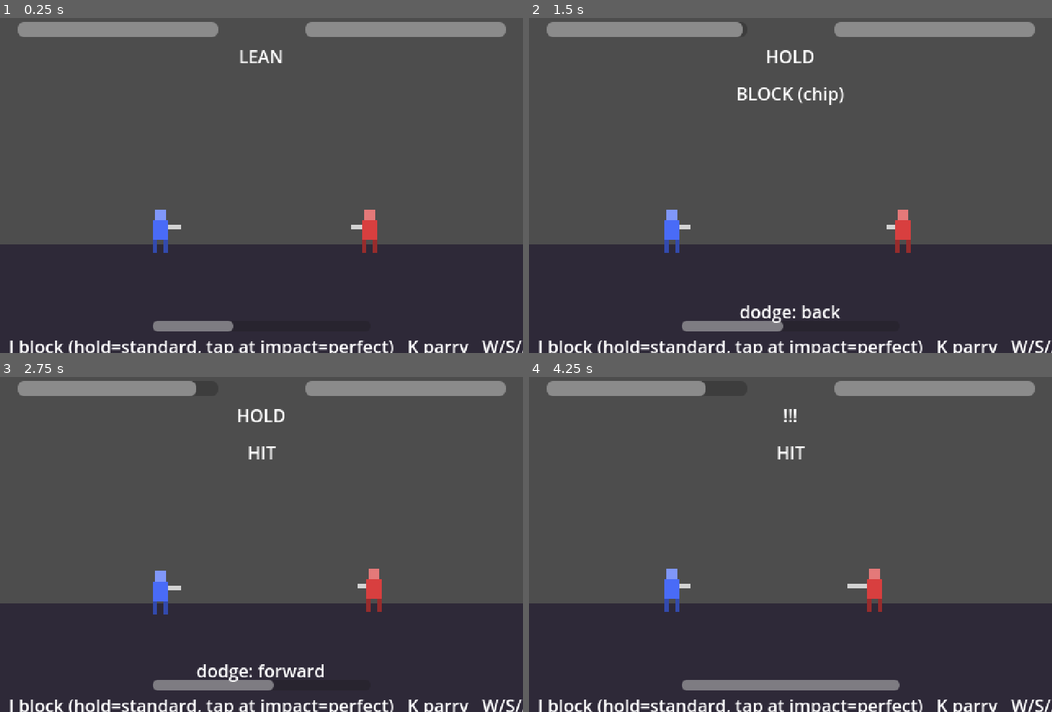
Above: before the commit, frames 1-4 (two rows, left to right).
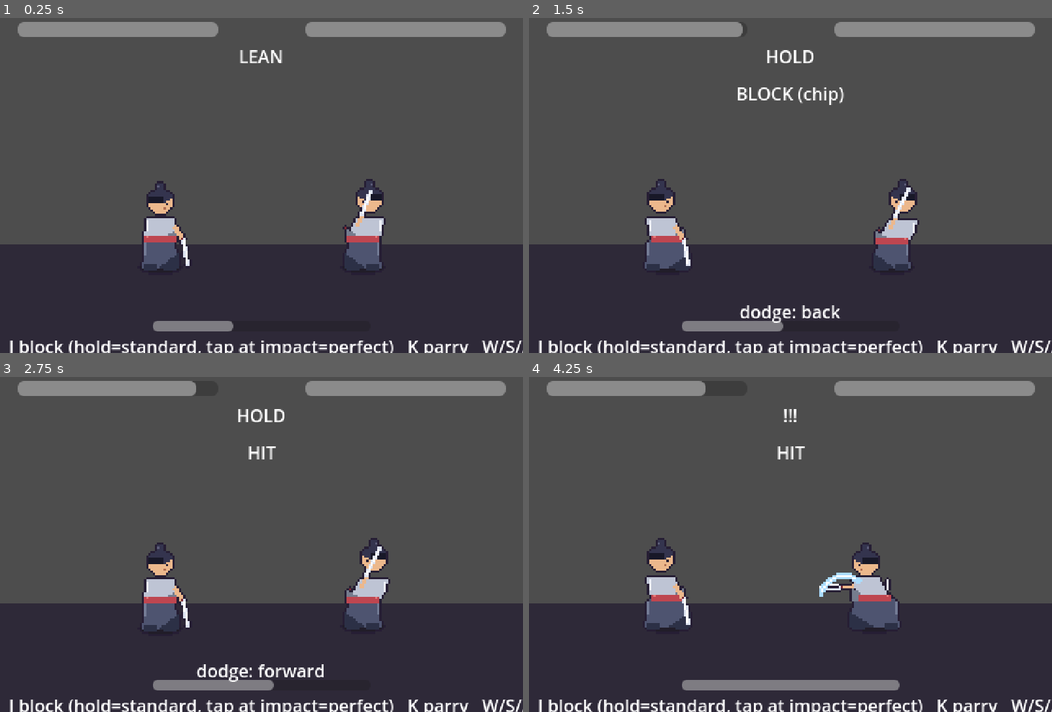
Above: after the commit, the same moments.

Repository: pirateslounge420/torchfire-emblem
Game: Godot game, scene res://scenes/Main.tscn
Same seed, same stepped clock (60 frames per second), same inputs: the game is played once before the commit and once after it.
Inputs:
- Up to frame 1 (0.25 s): no input
- Up to frame 2 (1.5 s): hold D (dodge_forward) 0.53-1.28 s; hold J (block) 0.53-1.28 s; tap K (parry) at 0.8, 1.35 s; hold A (dodge_back) from 1.28 s (still down)
- Up to frame 3 (2.75 s): tap J (block) at 1.55 s; release A (dodge_back) at 2.03 s; hold D (dodge_forward) from 2.03 s (still down); hold J (block) from 2.03 s (still down); tap K (parry) at 2.3 s
- Up to frame 4 (4.25 s): release J (block) at 2.78 s; tap K (parry) at 2.85, 3.8 s; tap J (block) at 3.05 s; release D (dodge_forward) at 3.53 s; hold A (dodge_back) from 3.53 s (still down); hold J (block) from 3.53 s (still down)

The runs differ from the first frame. In frame 1, 2.7% of the frame differs, in the area x 27-74%, y 48-75%; in frame 2, 2.9%; in frame 3, 2.7%; in frame 4, 3.3%, in the area x 22-71%, y 48-75%.

Commit message:
First original GBA-style Samurai frames + sheet loader
tools/draw_samurai.py draws 13 poses (64x64, 16-color, dark outline,
3-tone shading) into godot/art/samurai. Fighter.gd loads a sheet via
the new 'art' export; both prototype fighters use the Samurai for now.

Co-Authored-By: Claude Fable 5.1 <noreply@anthropic.com>
Claude-Session: https://claude.ai/code/session_01MtbeuhqrPkpMTVL9yvkDbu

Diff:
--- /dev/null
+++ b/godot/art/samurai/samurai_frames.json
@@ -0,0 +1,77 @@
+{
+  "frame_size": 64,
+  "animations": {
+    "idle": {
+      "start": 0,
+      "count": 2,
+      "loop": true,
+      "fps": 8
+    },
+    "lean": {
+      "start": 2,
+      "count": 1,
+      "loop": false,
+      "fps": 8
+    },
+    "hold": {
+      "start": 3,
+      "count": 1,
+      "loop": false,
+      "fps": 8
+    },
+    "lunge": {
+      "start": 4,
+      "count": 1,
+      "loop": false,
+      "fps": 8
+    },
+    "recover": {
+      "start": 5,
+      "count": 1,
+      "loop": false,
+      "fps": 8
+    },
+    "block": {
+      "start": 6,
+      "count": 1,
+      "loop": false,
+      "fps": 8
+    },
+    "parry": {
+      "start": 7,
+      "count": 1,
+      "loop": false,
+      "fps": 8
+    },
+    "hit": {
+      "start": 8,
+      "count": 1,
+      "loop": false,
+      "fps": 8
+    },
+    "dodge_up": {
+      "start": 9,
+      "count": 1,
+      "loop": false,
+      "fps": 8
+    },
+    "dodge_down": {
+      "start": 10,
+      "count": 1,
+      "loop": false,
+      "fps": 8
+    },
+    "dodge_forward": {
+      "start": 11,
+      "count": 1,
+      "loop": false,
+      "fps": 8
+    },
+    "dodge_back": {
+      "start": 12,
+      "count": 1,
+      "loop": false,
+      "fps": 8
+    }
+  }
+}
--- a/godot/scenes/Main.tscn
+++ b/godot/scenes/Main.tscn
@@ -20,6 +20,7 @@
 position = Vector2(150, 200)
 fighter_name = "YOU"
 archetype = "default"
+art = "samurai"
 facing_right = true
 body_color = Color(0.29, 0.42, 0.97, 1)
 
@@ -27,6 +28,7 @@
 position = Vector2(330, 200)
 fighter_name = "CHALLENGER"
 archetype = "default"
+art = "samurai"
 facing_right = false
 body_color = Color(0.85, 0.25, 0.25, 1)
 
--- a/godot/scripts/Fighter.gd
+++ b/godot/scripts/Fighter.gd
@@ -24,7 +24,14 @@
 signal hp_changed(new_hp: int)
 
 
+## Folder name under res://art/ holding <name>_sheet.png + <name>_frames.json.
+## Leave empty to use code-drawn placeholders.
+@export var art := ""
+
+
 func _ready() -> void:
+	if frames == null and art != "":
+		frames = _load_sheet(art)
 	if frames == null:
 		frames = _build_placeholder_frames()
 	sprite.sprite_frames = frames
@@ -45,6 +52,31 @@
 
 func profile() -> Dictionary:
 	return FrameData.ARCHETYPES.get(archetype, FrameData.ARCHETYPES["default"])
+
+
+## Builds SpriteFrames from a horizontal strip + JSON written by tools/draw_*.py.
+func _load_sheet(name: String) -> SpriteFrames:
+	var base := "res://art/%s/%s" % [name, name]
+	var tex: Texture2D = load(base + "_sheet.png")
+	var f := FileAccess.open(base + "_frames.json", FileAccess.READ)
+	if tex == null or f == null:
+		push_warning("Fighter: no art found for '%s', using placeholders" % name)
+		return null
+	var meta: Dictionary = JSON.parse_string(f.get_as_text())
+	var size: int = meta["frame_size"]
+	var sf := SpriteFrames.new()
+	sf.remove_animation("default")
+	for anim in meta["animations"]:
+		var a: Dictionary = meta["animations"][anim]
+		sf.add_animation(anim)
+		sf.set_animation_loop(anim, a["loop"])
+		sf.set_animation_speed(anim, a["fps"])
+		for i in range(a["count"]):
+			var at := AtlasTexture.new()
+			at.atlas = tex
+			at.region = Rect2((a["start"] + i) * size, 0, size, size)
+			sf.add_frame(anim, at)
+	return sf
 
 
 # ---------------------------------------------------------------------------
Binary file added: godot/art/samurai/samurai_sheet.png
Not shown, changed: godot/.gitignore
Not shown, added: tools/draw_samurai.py
